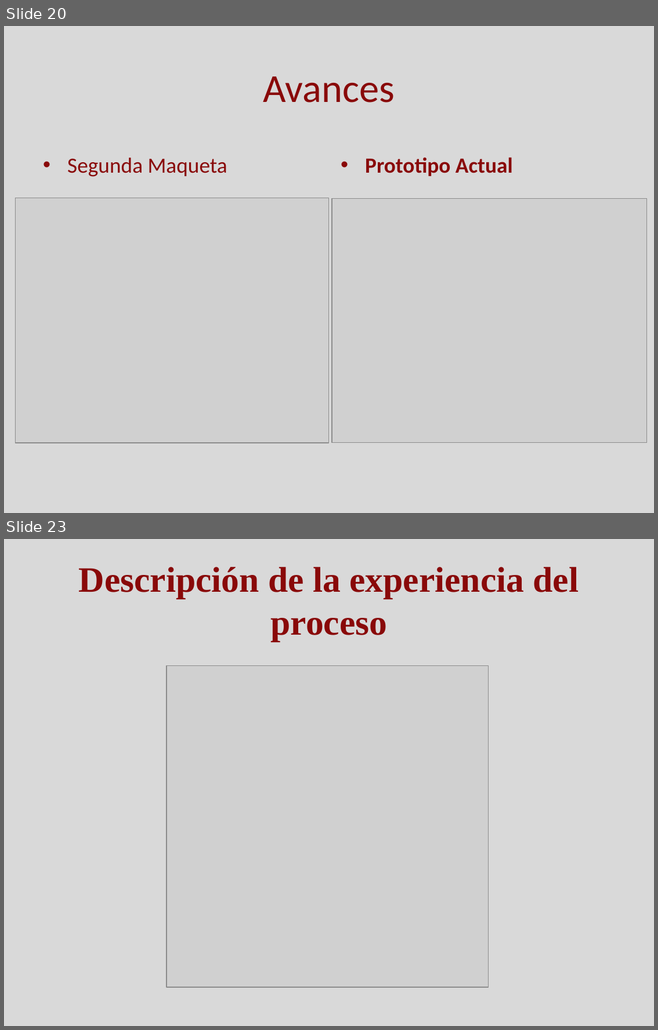
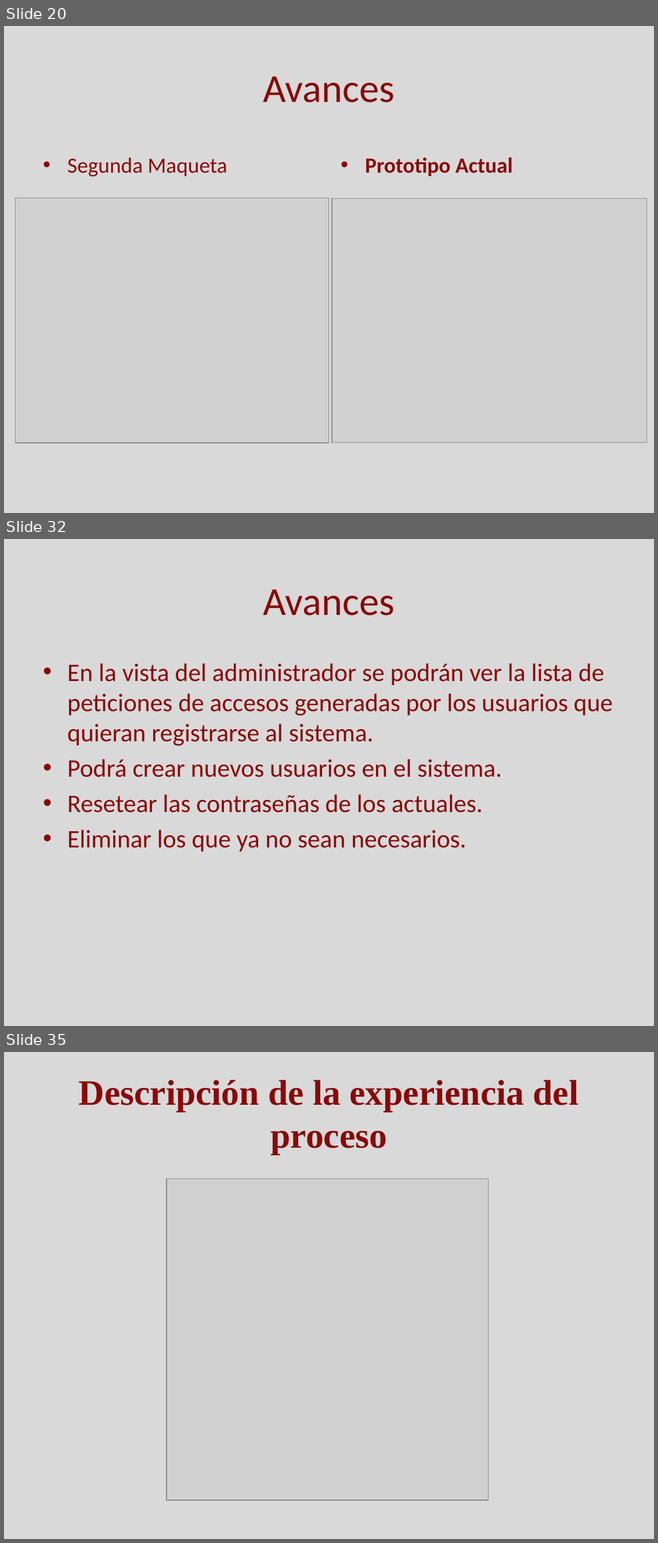
Before and after one commit to Skruptovski/SCTps, a slide deck: Documentación/Presentacion SCTPs.pptx. Shown one above the other, each under a label of ours: slides 20 and 23 before the commit, slides 20, 32 and 35 after it; the slides between them are not shown. The pictures are 658x1030 and 658x1543 pixels, drawn with LibreOffice and Linux fonts; fonts in the diff are those of the drawing; grey boxes stand for pictures. Boxes give left, top, right and bottom in pixels: in the first picture for what was removed or moved away, otherwise in the second. Text is boxed around its words. In the diff, an @@ line names an element or a change of style, - is before the commit and + after.

```diff
--- a/Documentación/Presentacion SCTPs.pptx
+++ b/Documentación/Presentacion SCTPs.pptx
@@ slide 32 added at (x1=4, y1=539, x2=654, y2=1026), background #D9D9D9 @@
@@ title added at (x1=263, y1=589, x2=395, y2=616), 44 pt, text #890909 @@
+Avances
@@ text added at (x1=67, y1=663, x2=612, y2=852), 28 pt, text #890909 @@
+• En la vista del administrador se podrán ver la lista de peticiones de accesos generadas por los usuarios que quieran registrarse al sistema.
+• Podrá crear nuevos usuarios en el sistema.
+• Resetear las contraseñas de los actuales.
+• Eliminar los que ya no sean necesarios.
@@ what was slide 23 is now slide 35 @@
```
Also in this commit, not shown: 2 slides changed, 12 other slides added, 1 slide removed, 2 other files.
